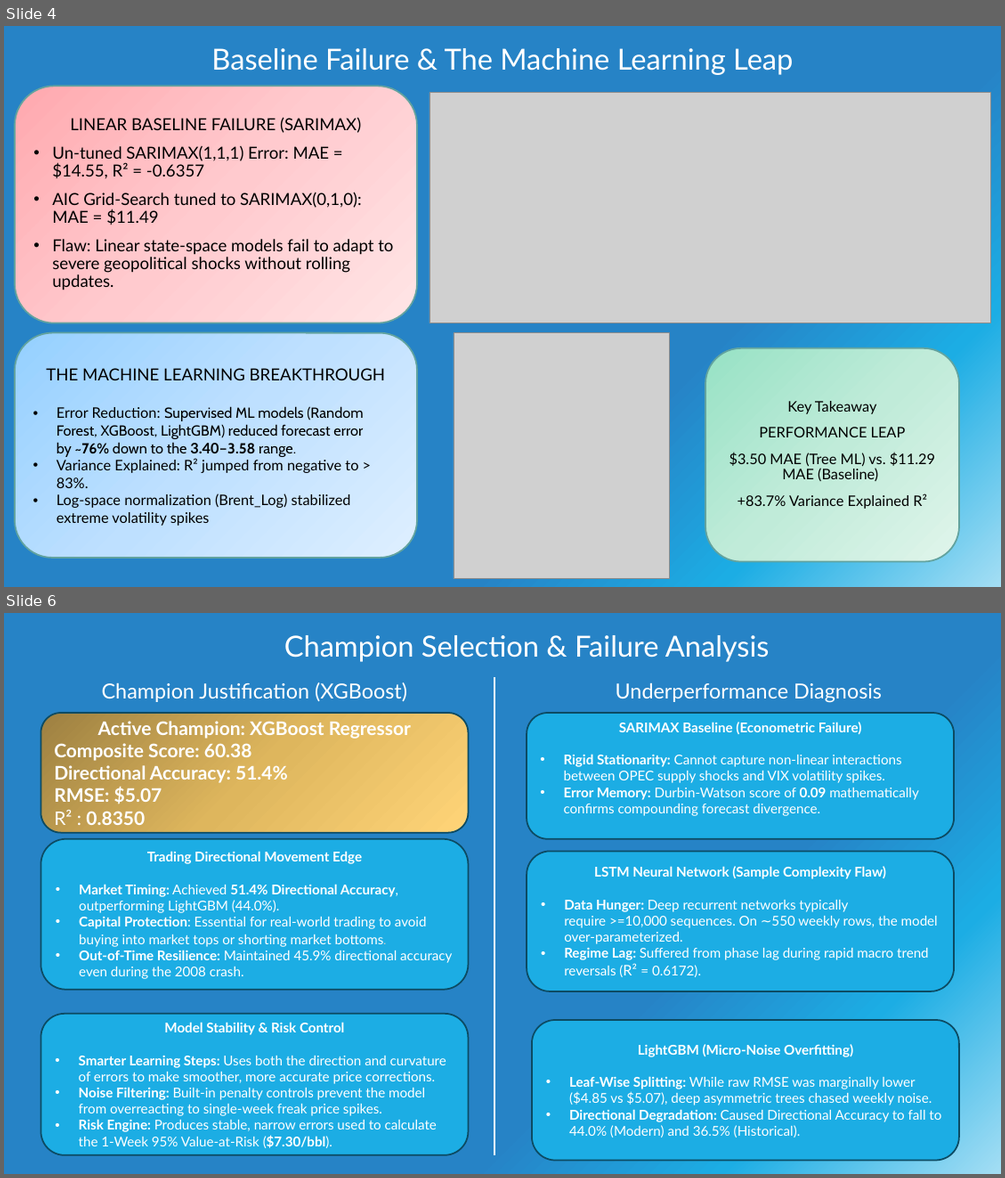
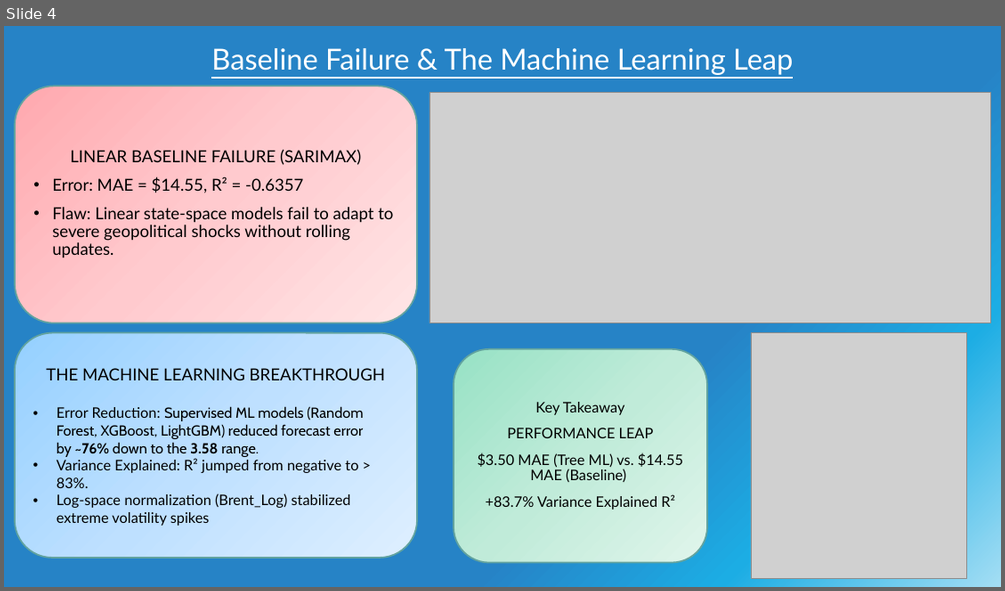
Before and after one commit to amohaf32/Time-Series-Forecast-Platform-Brent-Crude-Oil, a slide deck: presentations/Final Presentation .pptx. Shown one above the other, each under a label of ours: slides 4 and 6 before the commit, slide 4 after it; the slides between them are not shown. The pictures are 1005x1178 and 1005x591 pixels, drawn with LibreOffice and Linux fonts; fonts in the diff are those of the drawing; grey boxes stand for pictures. Boxes give left, top, right and bottom in pixels: in the first picture for what was removed or moved away, otherwise in the second. Text is boxed around its words. In the diff, an @@ line names an element or a change of style, - is before the commit and + after.

```diff
--- a/presentations/Final Presentation .pptx
+++ b/presentations/Final Presentation .pptx
@@ slide 6 removed at (4, 613, 1001, 1174), background gradient #A4DEF4 to #1CADE4 to #2683C6 @@
@@ title removed at (284, 635, 769, 662) @@
-Champion Selection & Failure Analysis
@@ text removed at (102, 682, 407, 702) @@
-Champion Justification (XGBoost)
@@ line removed from (494, 677) to (494, 1155) @@
@@ text removed at (615, 683, 882, 703) @@
-Underperformance Diagnosis
@@ rounded rectangle removed at (40, 713, 468, 832) @@
-Active Champion: XGBoost Regressor
-Composite Score: 60.38
-Directional Accuracy: 51.4%
-RMSE: $5.07
-R² : 0.8350
@@ rounded rectangle removed at (526, 713, 954, 839) @@
-SARIMAX Baseline (Econometric Failure)
-• Rigid Stationarity: Cannot capture non-linear interactions between OPEC supply shocks and VIX volatility spikes.
-• Error Memory: Durbin-Watson score of 0.09 mathematically confirms compounding forecast divergence.
@@ rounded rectangle removed at (40, 839, 468, 989) @@
-Trading Directional Movement Edge
-• Market Timing: Achieved 51.4% Directional Accuracy, outperforming LightGBM (44.0%).
-• Capital Protection: Essential for real-world trading to avoid buying into market tops or shorting market bottoms.
-• Out-of-Time Resilience: Maintained 45.9% directional accuracy even during the 2008 crash.
@@ rounded rectangle removed at (526, 851, 954, 991) @@
-LSTM Neural Network (Sample Complexity Flaw)
-• Data Hunger: Deep recurrent networks typically require >=10,000 sequences. On ∼550 weekly rows, the model over-parameterized.
-• Regime Lag: Suffered from phase lag during rapid macro trend reversals (R² = 0.6172).
@@ rounded rectangle removed at (40, 1013, 468, 1155) @@
-Model Stability & Risk Control
-• Smarter Learning Steps: Uses both the direction and curvature of errors to make smoother, more accurate price corrections.
-• Noise Filtering: Built-in penalty controls prevent the model from overreacting to single-week freak price spikes.
-• Risk Engine: Produces stable, narrow errors used to calculate the 1-Week 95% Value-at-Risk ($7.30/bbl).
@@ rounded rectangle removed at (532, 1020, 959, 1160) @@
-LightGBM (Micro-Noise Overfitting)
-• Leaf-Wise Splitting: While raw RMSE was marginally lower ($4.85 vs $5.07), deep asymmetric trees chased weekly noise.
-• Directional Degradation: Caused Directional Accuracy to fall to 44.0% (Modern) and 36.5% (Historical).
@@ slide 4 changed as well @@
@@ title "Baseline Failure & The Machine ..." at (211, 48, 793, 75): underline on @@
@@ text at (52, 176, 303, 193): text changed @@
-• Un-tuned SARIMAX(1,1,1) Error: MAE = $14.55, R² = -0.6357
-• AIC Grid-Search tuned to SARIMAX(0,1,0): MAE = $11.49
+• Error: MAE = $14.55, R² = -0.6357
@@ picture: place and size @@
-picture at (453, 332, 669, 579)
+picture at (751, 332, 966, 579)
@@ rounded rectangle "Key Takeaway": place and size @@
-rounded rectangle "Key Takeaway" at (705, 348, 959, 562)
+rounded rectangle "Key Takeaway" at (453, 349, 707, 562)
@@ text in rounded rectangle at (57, 406, 363, 457): text changed @@
-• Error Reduction: Supervised ML models (Random Forest, XGBoost, LightGBM) reduced forecast error by ~76% down to the 3.40–3.58 range.
+• Error Reduction: Supervised ML models (Random Forest, XGBoost, LightGBM) reduced forecast error by ~76% down to the 3.58 range.
@@ text in rounded rectangle at (477, 452, 683, 482): text changed @@
-$3.50 MAE (Tree ML) vs. $11.29 MAE (Baseline)
+$3.50 MAE (Tree ML) vs. $14.55 MAE (Baseline)
```
Also in this commit, not shown: 8 other slides changed, 1 slide added, 5 other files.
